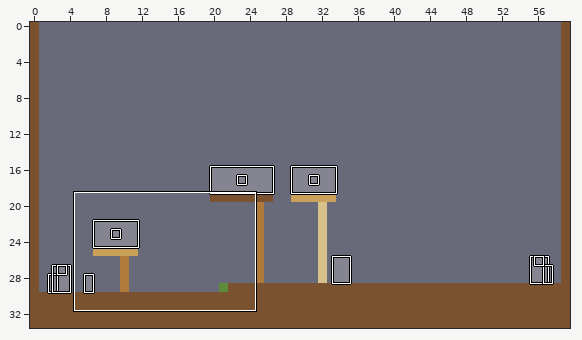
An edit to a level. LDtk project, editor/fixtures/ldtk-verdant/world.ldtk. Above: a wide view before the commit, with the close-up outlined.
Close-up. Before the commit:
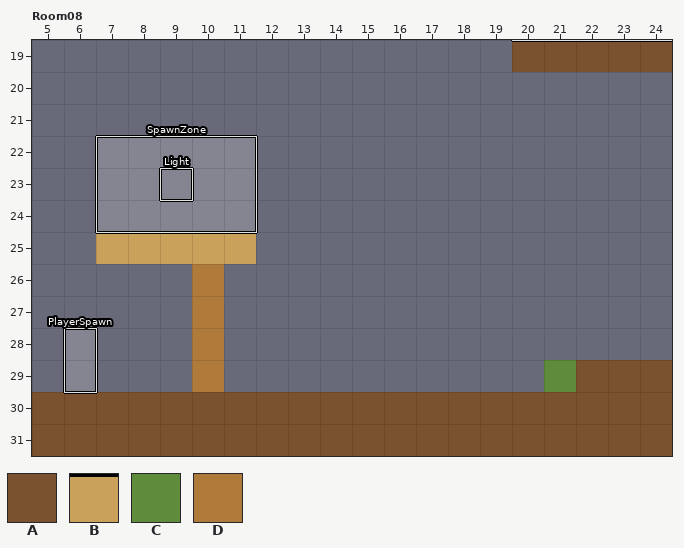
Cells are 16x16 px. Shown: Room08 x 5..24, y 19..31. The commit also changed other parts of the map, which this record leaves out.
Key: from "Collision": A 1 "solid", B 2 "oneWay", C 3 "slopeUp", D 6 "ladder".
_ is an empty cell.
Objects are placed by their top-left corner, in cells (3,4 is the top-left corner of cell 3,4); size is 1x1 cell unless given.
Layers that did not change in this view are not listed.
Layer "Collision" before, first column x 5:
19 _______________AAAAA
20 ____________________
21 ____________________
22 ____________________
23 ____________________
24 ____________________
25 __BBBBB_____________
26 _____D______________
27 _____D______________
28 _____D______________
29 _____D__________CAAA
30 AAAAAAAAAAAAAAAAAAAA
31 AAAAAAAAAAAAAAAAAAAA
Objects on layer "Entities" before:
"PlayerSpawn" rectangle at 6,28 size 1x2
"SpawnZone" rectangle at 7,22 size 5x3
"Light" rectangle at 9,23
Once edited:
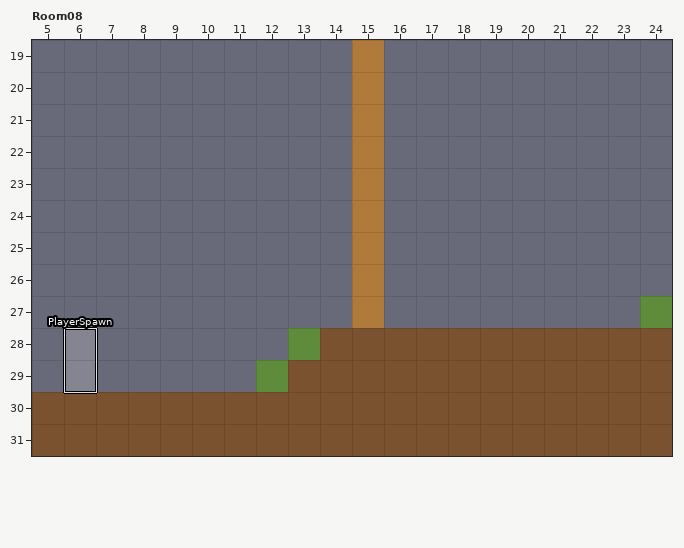
What changed:
{"where": "layer \"Collision\""}
{"y":19,"x":15,"old":"_","new":"D"}
{"y":19,"x":20,"old":"AAAAA","new":"_____"}
{"y":20,"x":15,"old":"_","new":"D"}
{"y":21,"x":15,"old":"_","new":"D"}
{"y":22,"x":15,"old":"_","new":"D"}
{"y":23,"x":15,"old":"_","new":"D"}
{"y":24,"x":15,"old":"_","new":"D"}
{"y":25,"x":7,"old":"BBBBB","new":"_____"}
{"y":25,"x":15,"old":"_","new":"D"}
{"y":26,"x":10,"old":"D","new":"_"}
{"y":26,"x":15,"old":"_","new":"D"}
{"y":27,"x":10,"old":"D","new":"_"}
{"y":27,"x":15,"old":"_","new":"D"}
{"y":27,"x":24,"old":"_","new":"C"}
{"y":28,"x":10,"old":"D","new":"_"}
{"y":28,"x":13,"old":"____________","new":"CAAAAAAAAAAA"}
{"y":29,"x":10,"old":"D","new":"_"}
{"y":29,"x":12,"old":"_________C","new":"CAAAAAAAAA"}
{"where": "layer \"Entities\""}
{"was": "\"Light\" rectangle at 9,23", "now": "outside this view"}
{"was": "\"SpawnZone\" rectangle at 7,22 size 5x3"}
